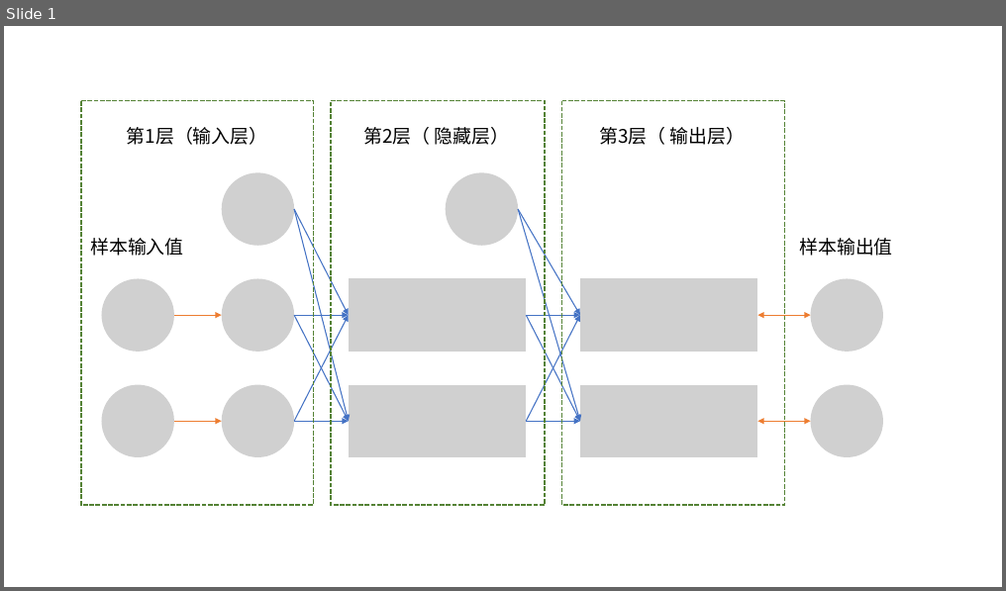
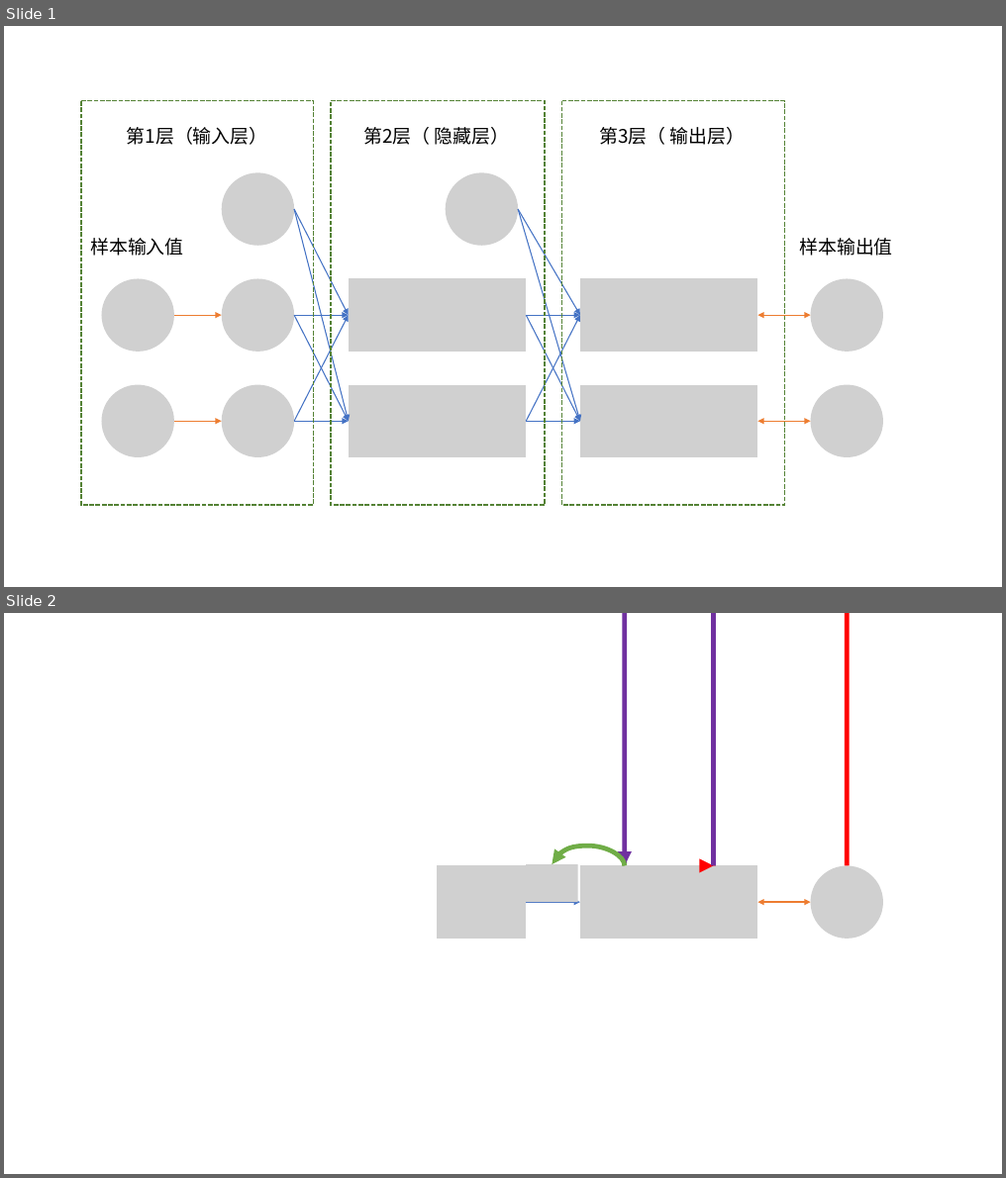
Before and after one commit to czcaiwj/machine-learning, a slide deck: 神经网络.pptx. Shown one above the other, each under a label of ours: slide 1 before the commit, slides 1 and 2 after it. The pictures are 1006x591 and 1006x1178 pixels, drawn with LibreOffice and Linux fonts; fonts in the diff are those of the drawing; grey boxes stand for pictures. Boxes give left, top, right and bottom in pixels: in the first picture for what was removed or moved away, otherwise in the second. Text is boxed around its words. In the diff, an @@ line names an element or a change of style, - is before the commit and + after.

```diff
--- a/神经网络.pptx
+++ b/神经网络.pptx
@@ slide 2 added at (x1=4, y1=613, x2=1002, y2=1174), background #FFFFFF @@
@@ curved arrow added from (625, 866) to (552, 864), #70AD47 4.5 pt @@
@@ curved arrow added from (714, 866) to (625, 866), #7030A0 4.5 pt @@
@@ curved arrow added from (846, 866) to (714, 866), #FF0000 4.5 pt @@
@@ picture added at (x1=438, y1=866, x2=527, y2=939) @@
@@ picture added at (x1=526, y1=864, x2=578, y2=902) @@
@@ picture added at (x1=580, y1=866, x2=669, y2=939) @@
@@ picture added at (x1=669, y1=866, x2=758, y2=939) @@
@@ picture added at (x1=810, y1=866, x2=883, y2=939) @@
@@ arrow added from (526, 902) to (580, 902), #4472C4 1.5 pt @@
@@ double arrow added from (757, 902) to (810, 902), #ED7D31 1.5 pt @@
```
Also in this commit, not shown: 6 other files.
